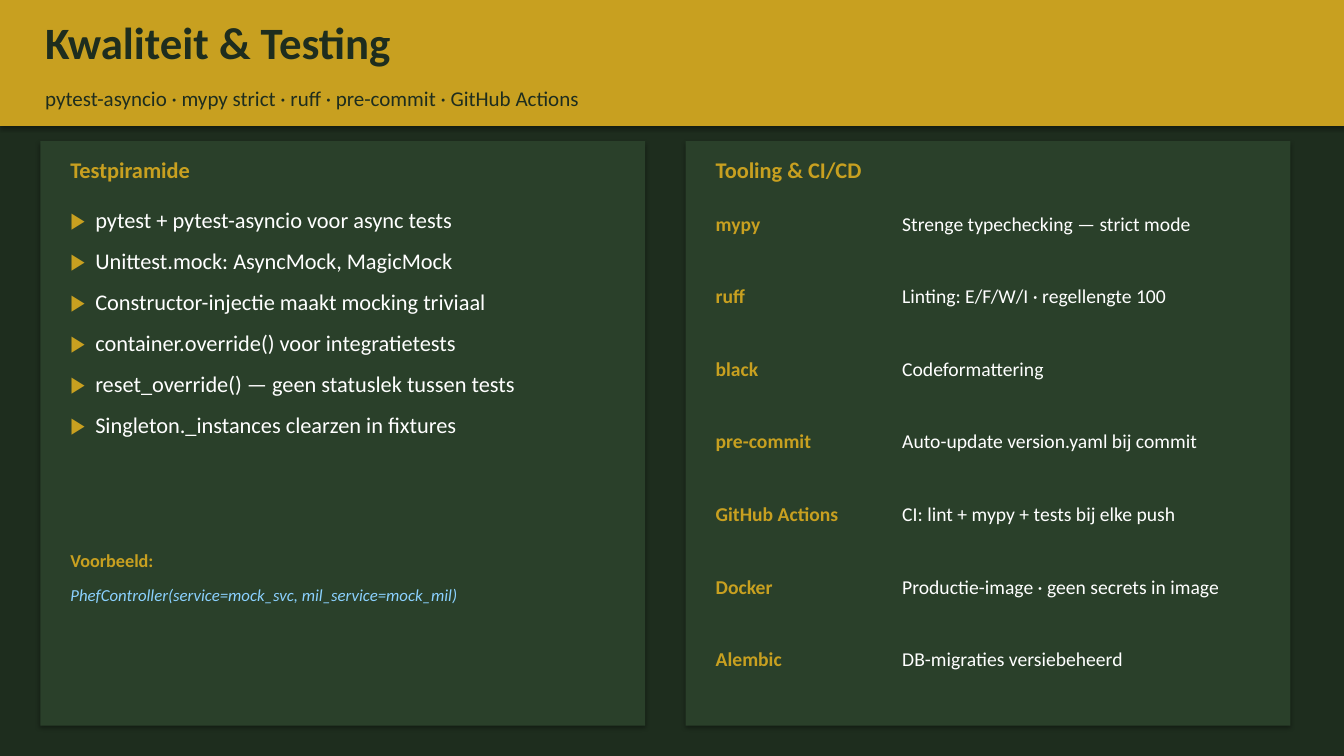
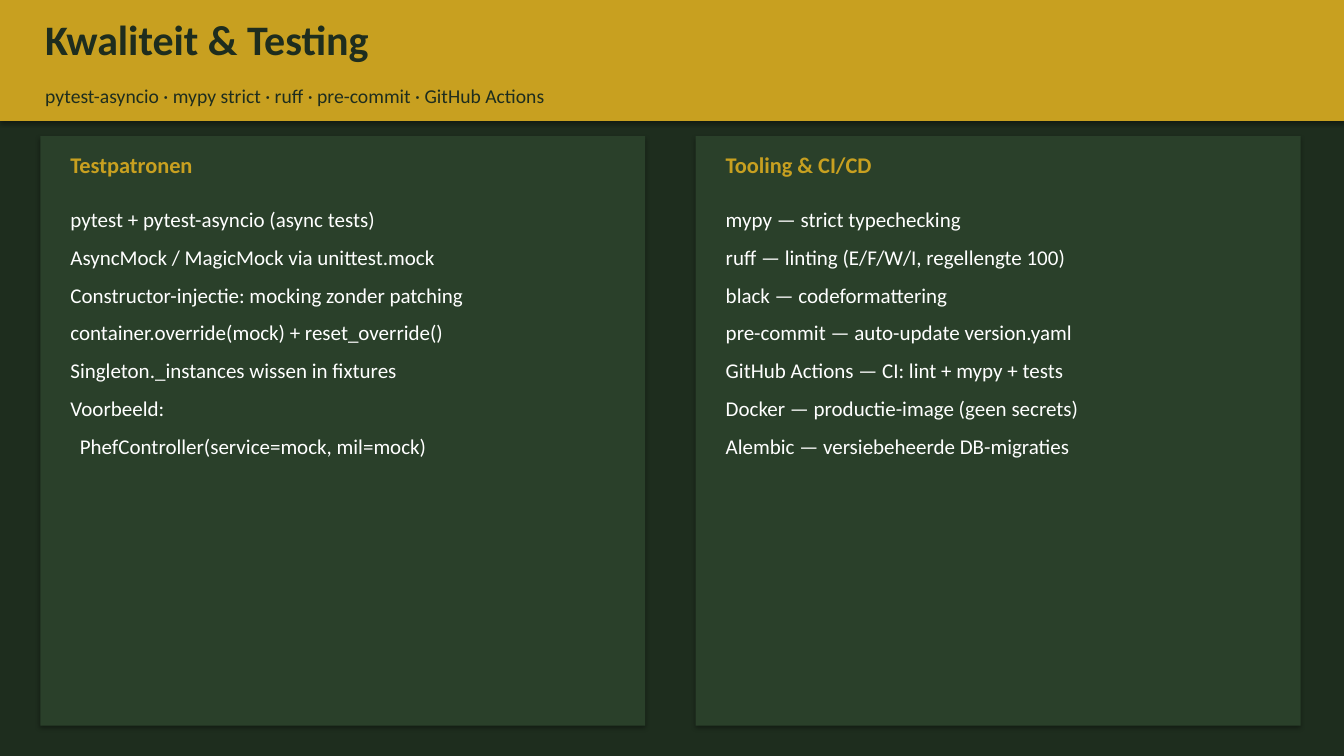
Before and after one commit to BenoitGoethals/WarriorFit, a slide deck: slide 12 of documentation/WarriorFit_Presentatie_10min_NL.pptx (slide 9 before the commit). Drawn at 1344x756 pixels with LibreOffice and Linux fonts; fonts in the diff are those of the drawing. Boxes give left, top, right and bottom in pixels: in the first picture for what was removed or moved away, otherwise in the second. Text is boxed around its words. In the diff, an @@ line names an element or a change of style, - is before the commit and + after.

Commit message:
Update 10-minute deck script: slides expanded to 17, refinements & helpers added
- Added 2 new slides and refined existing slide scripts.
- Expanded slide helpers: new functions for KPI rows, bullets, and better image handling.
- Consolidated palette and layout settings for cleaner code.
- Updated slide titles, flow, and content to reflect enhanced architecture and compliance emphasis.

```diff
--- a/documentation/WarriorFit_Presentatie_10min_NL.pptx
+++ b/documentation/WarriorFit_Presentatie_10min_NL.pptx
@@ rectangle: place and size @@
-rectangle at bbox=[0, 0, 1344, 126]
+rectangle at bbox=[0, 0, 1344, 121]
@@ text "Kwaliteit & Testing" at bbox=[45, 25, 369, 62]: size 32 to 30 pt @@
@@ text "pytest-asyncio · mypy strict · ..." at bbox=[45, 89, 544, 106]: size 15 to 14 pt @@
@@ rectangle: place and size @@
-rectangle at bbox=[40, 141, 645, 726]
+rectangle at bbox=[40, 136, 645, 726]
@@ rectangle: place and size @@
-rectangle at bbox=[686, 141, 1291, 726]
+rectangle at bbox=[696, 136, 1301, 726]
@@ text "Tooling & CI/CD": place and size @@
-text "Tooling & CI/CD" at bbox=[716, 162, 861, 182]
+text "Tooling & CI/CD" at bbox=[726, 157, 871, 177]
@@ text removed at bbox=[70, 162, 190, 182] @@
-Testpiramide
@@ text added at bbox=[70, 158, 192, 177], 16 pt, text #C8A020, bold @@
+Testpatronen
@@ text at bbox=[70, 212, 463, 457]: text changed; size 16 to 15 pt @@
-▶ pytest + pytest-asyncio voor async tests
-▶ Unittest.mock: AsyncMock, MagicMock
-▶ Constructor-injectie maakt mocking triviaal
-▶ container.override() voor integratietests
-▶ reset_override() — geen statuslek tussen tests
-▶ Singleton._instances clearzen in fixtures
+pytest + pytest-asyncio (async tests)
+AsyncMock / MagicMock via unittest.mock
+Constructor-injectie: mocking zonder patching
+container.override(mock) + reset_override()
+Singleton._instances wissen in fixtures
+Voorbeeld:
+PhefController(service=mock, mil=mock)
@@ text removed at bbox=[716, 221, 761, 234] @@
-mypy
@@ text added at bbox=[726, 212, 1078, 458], 15 pt, text #FFFFFF @@
+mypy — strict typechecking
+ruff — linting (E/F/W/I, regellengte 100)
+black — codeformattering
+pre-commit — auto-update version.yaml
+GitHub Actions — CI: lint + mypy + tests
+Docker — productie-image (geen secrets)
+Alembic — versiebeheerde DB-migraties
@@ text removed at bbox=[902, 217, 1190, 235] @@
-Strenge typechecking — strict mode
@@ text removed at bbox=[716, 289, 745, 303] @@
-ruff
@@ text removed at bbox=[902, 289, 1166, 307] @@
-Linting: E/F/W/I · regellengte 100
@@ text removed at bbox=[716, 362, 759, 376] @@
-black
@@ text removed at bbox=[902, 362, 1043, 380] @@
-Codeformattering
@@ text removed at bbox=[716, 434, 811, 451] @@
-pre-commit
@@ text removed at bbox=[902, 434, 1197, 452] @@
-Auto-update version.yaml bij commit
@@ text removed at bbox=[716, 507, 839, 521] @@
-GitHub Actions
@@ text removed at bbox=[902, 507, 1176, 525] @@
-CI: lint + mypy + tests bij elke push
@@ text removed at bbox=[70, 554, 153, 567] @@
-Voorbeeld:
@@ text removed at bbox=[70, 589, 457, 604] @@
-PhefController(service=mock_svc, mil_service=mock_mil)
@@ text removed at bbox=[716, 580, 773, 594] @@
-Docker
@@ text removed at bbox=[902, 580, 1218, 598] @@
-Productie-image · geen secrets in image
@@ text removed at bbox=[716, 652, 782, 666] @@
-Alembic
@@ text removed at bbox=[902, 652, 1123, 670] @@
-DB-migraties versiebeheerd
```
Also in this commit, not shown: 12 other slides changed, 4 slides added, 2 slides removed, 1 other file.
